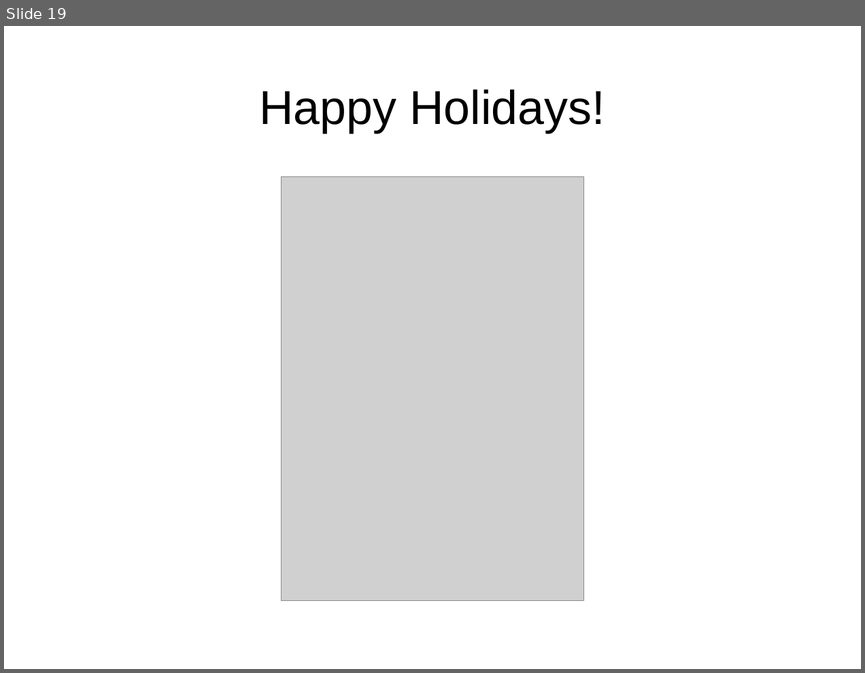
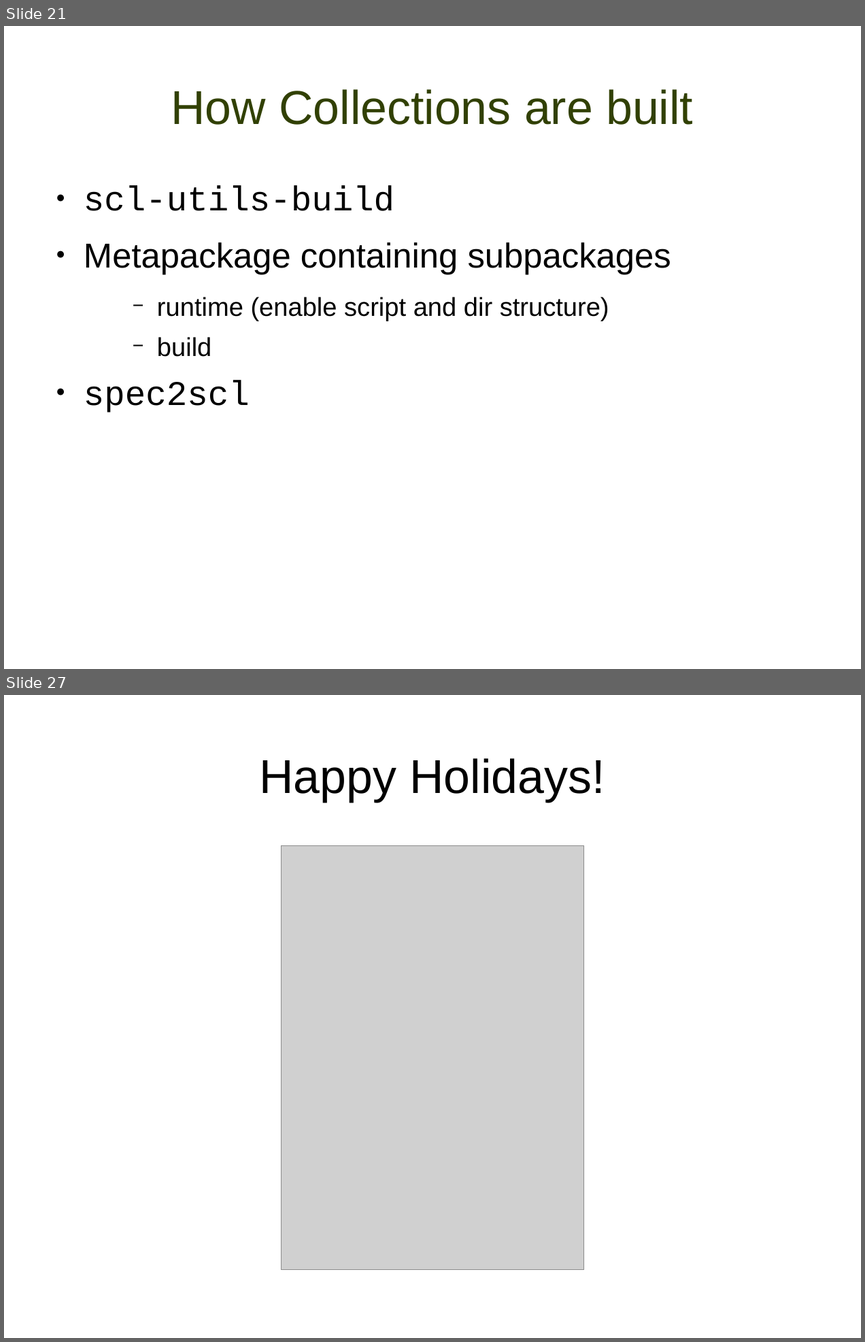
Before and after one commit to misterbonnie/presentations, a slide deck: lugdec14.odp. Shown one above the other, each under a label of ours: slide 19 before the commit, slides 21 and 27 after it; the slides between them are not shown. The pictures are 865x673 and 865x1342 pixels, drawn with LibreOffice and Linux fonts; fonts in the diff are those of the drawing; grey boxes stand for pictures; background and template pictures are left out. Boxes give left, top, right and bottom in pixels: in the first picture for what was removed or moved away, otherwise in the second. Text is boxed around its words. In the diff, an @@ line names an element or a change of style, - is before the commit and + after.

```diff
--- a/lugdec14.odp
+++ b/lugdec14.odp
@@ slide 21 added at (x1=4, y1=26, x2=861, y2=669), background #FFFFFF @@
@@ title added at (x1=171, y1=89, x2=693, y2=125), 44 pt, text #314004 @@
+How Collections are built
@@ text added at (x1=84, y1=186, x2=671, y2=412), 32 pt, text #000000 @@
+● scl-utils-build
+● Metapackage containing subpackages
+    − runtime (enable script and dir structure)
+    − build
+● spec2scl
@@ what was slide 19 is now slide 27 @@
```
Also in this commit, not shown: 18 slides changed, 7 other slides added, 1 other file.
